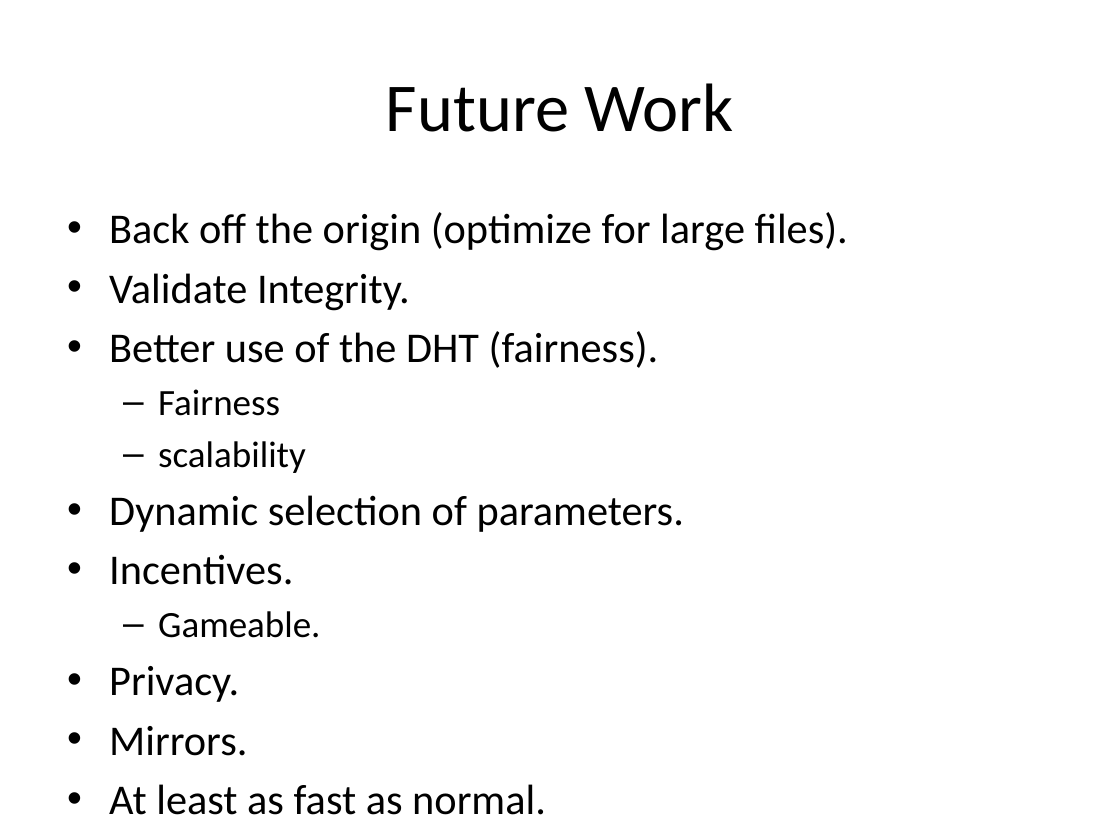
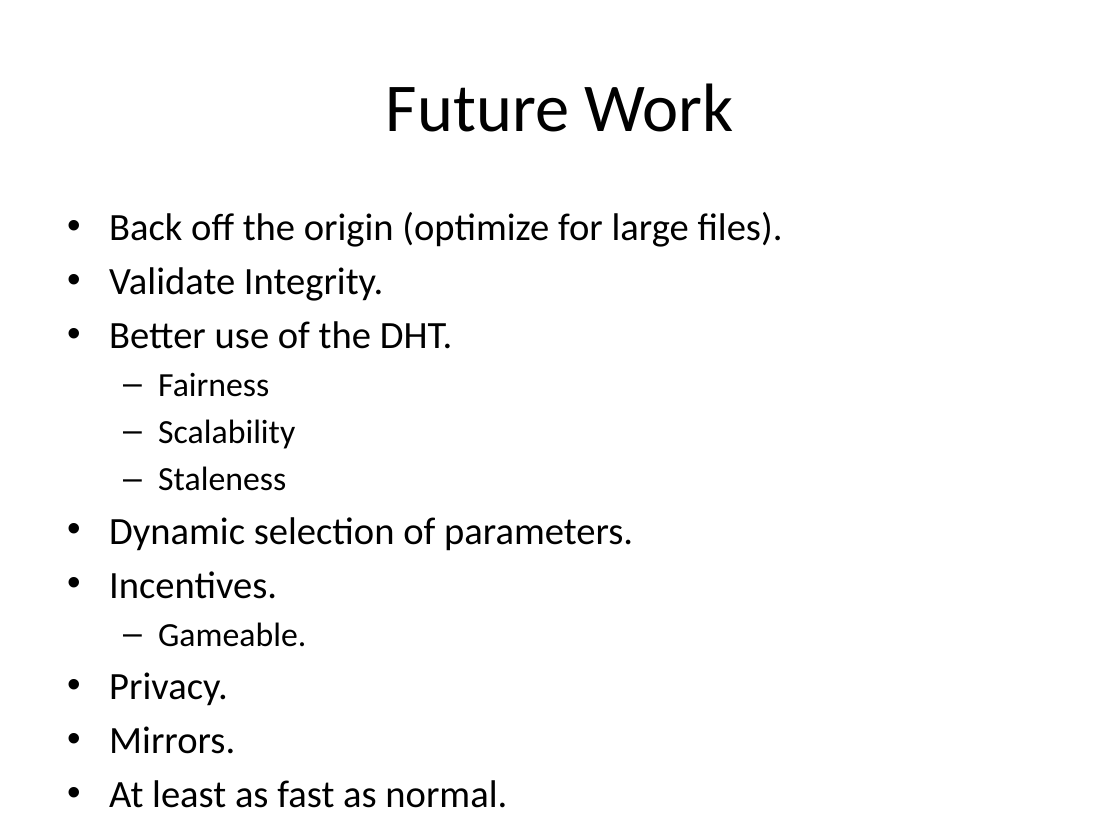
Before and after one commit to rdp/p2pwebclient, a slide deck: slide 42 of thesis_presentation/How to Make the Internet Faster.pptx. Drawn at 1120x840 pixels with LibreOffice and Linux fonts; fonts in the diff are those of the drawing. Boxes give left, top, right and bottom in pixels: in the first picture for what was removed or moved away, otherwise in the second. Text is boxed around its words. In the diff, an @@ line names an element or a change of style, - is before the commit and + after.

```diff
--- a/thesis_presentation/How to Make the Internet Faster.pptx
+++ b/thesis_presentation/How to Make the Internet Faster.pptx
@@ text at bbox=[109, 212, 783, 808]: size 27.2 to 24.8 pt in "Back off the origin (optimize for large ...", "Validate Integrity.", "Dynamic selection of parameters.", "Incentives." and 3 more places; size 23.8 to 21.7 pt in "Fairness", "Gameable." @@
@@ text at bbox=[109, 321, 453, 349]: text changed; size 27.2 to 24.8 pt @@
-• Better use of the DHT (fairness).
+• Better use of the DHT.
@@ text at bbox=[158, 419, 295, 491]: text changed; size 23.8 to 21.7 pt @@
-  – scalability
+  – Scalability
+  – Staleness
```
Also in this commit, not shown: 2 other slides changed, 1 other file.
